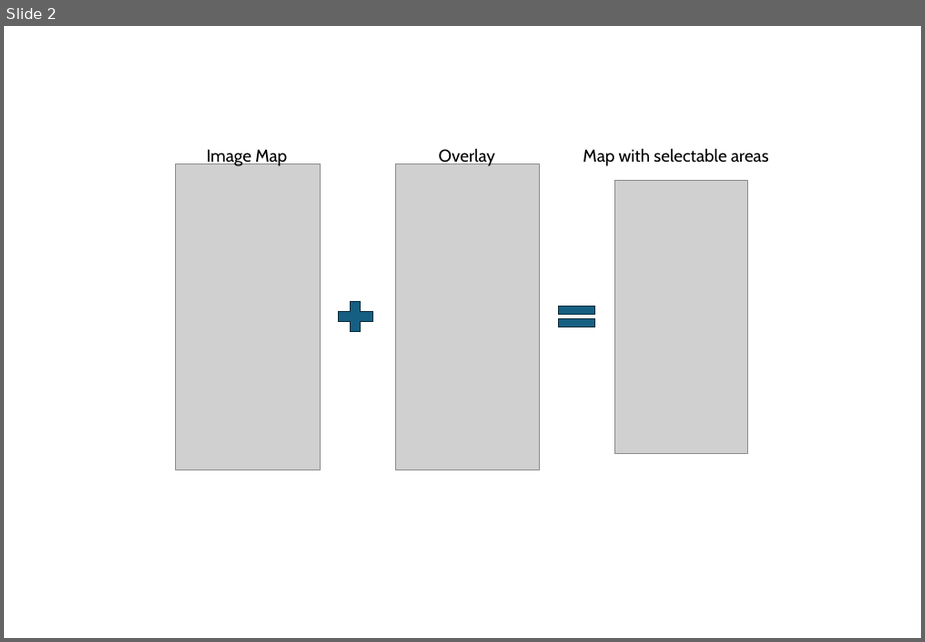
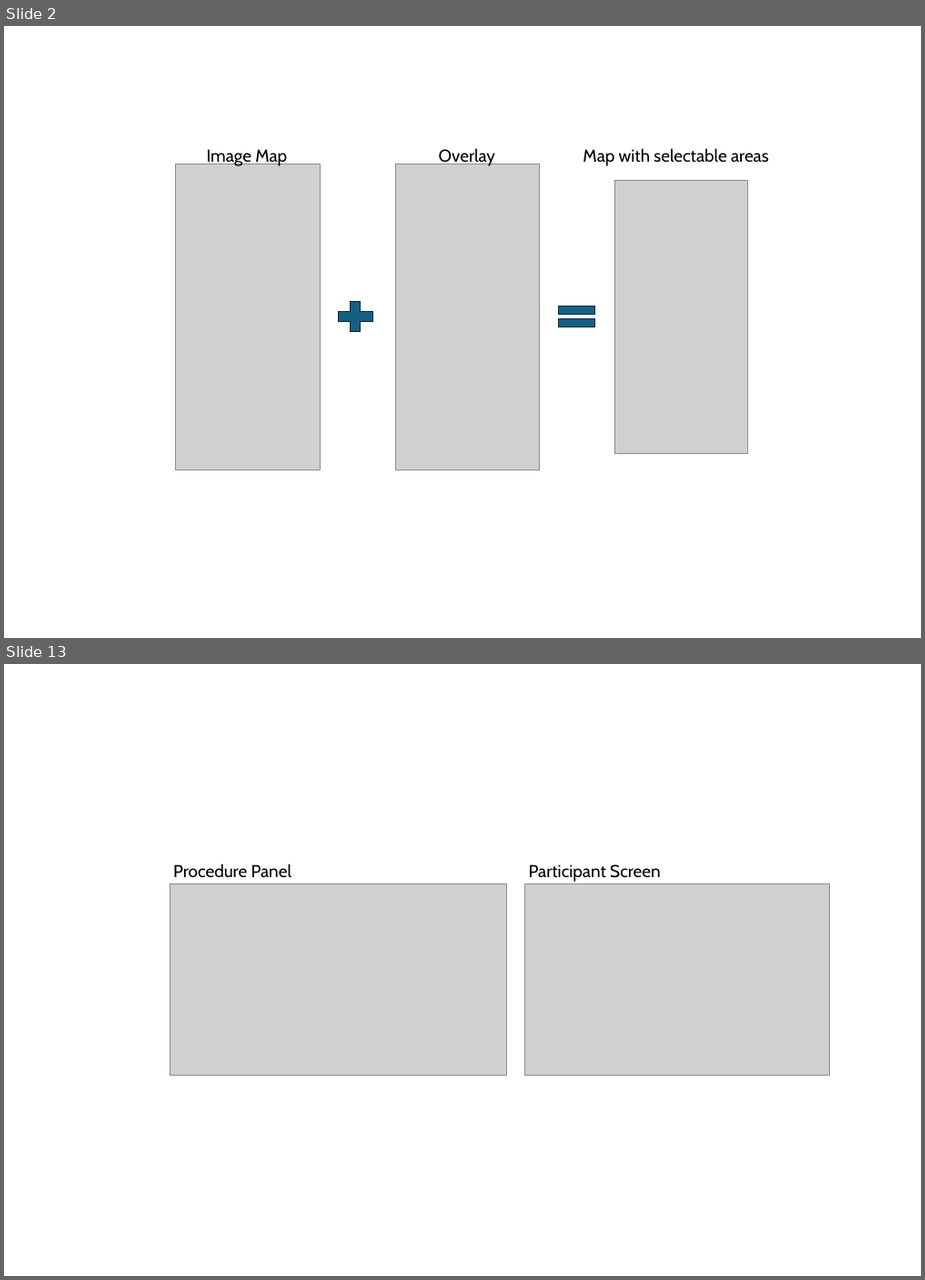
Before and after one commit to LabBench-Society/LabBench.Documentation, a slide deck: assets/images/Experitments_Procedures_General_Questionnaire.pptx. Shown one above the other, each under a label of ours: slide 2 before the commit, slides 2 and 13 after it; the slides between them are not shown. The pictures are 925x642 and 925x1280 pixels, drawn with LibreOffice and Linux fonts; fonts in the diff are those of the drawing; grey boxes stand for pictures. Boxes give left, top, right and bottom in pixels: in the first picture for what was removed or moved away, otherwise in the second. Text is boxed around its words. In the diff, an @@ line names an element or a change of style, - is before the commit and + after.

```diff
--- a/assets/images/Experitments_Procedures_General_Questionnaire.pptx
+++ b/assets/images/Experitments_Procedures_General_Questionnaire.pptx
@@ slide 13 added at bbox=[4, 664, 921, 1276], background #FFFFFF @@
@@ text added at bbox=[173, 863, 292, 877], 32 pt, text #000000 @@
+Procedure Panel
@@ text added at bbox=[529, 864, 661, 881], 32 pt, text #000000 @@
+Participant Screen
@@ picture added at bbox=[170, 884, 507, 1074] @@
@@ picture added at bbox=[525, 884, 829, 1074] @@
```
Also in this commit, not shown: 10 other slides added, 15 other files.
